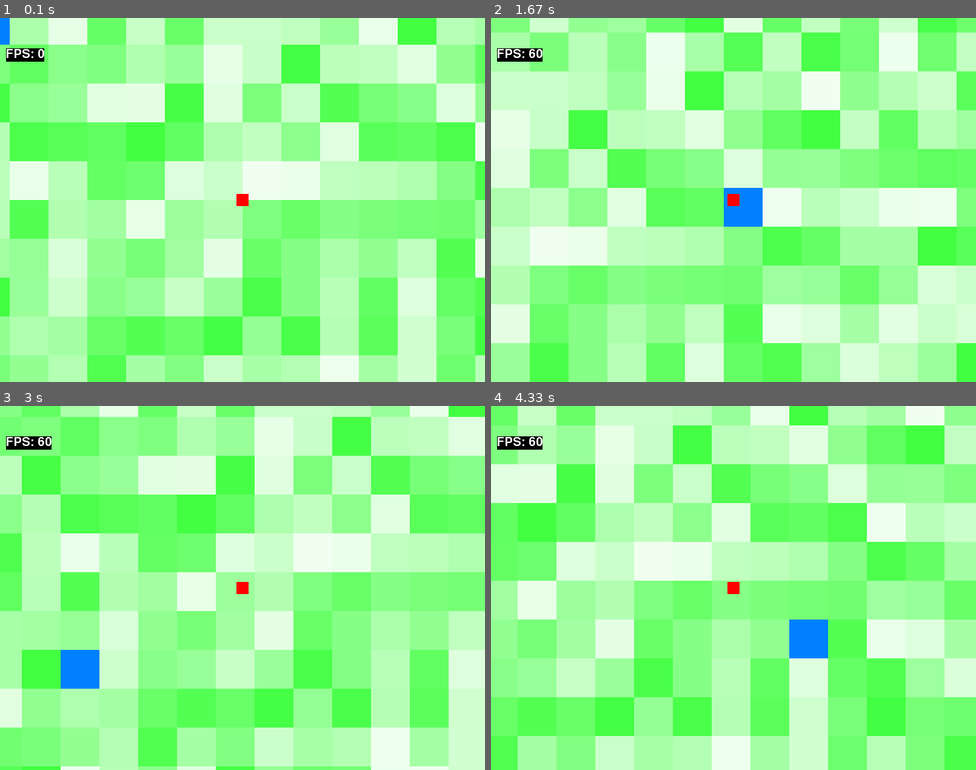
Above: before the commit, frames 1-4 (two rows, left to right).
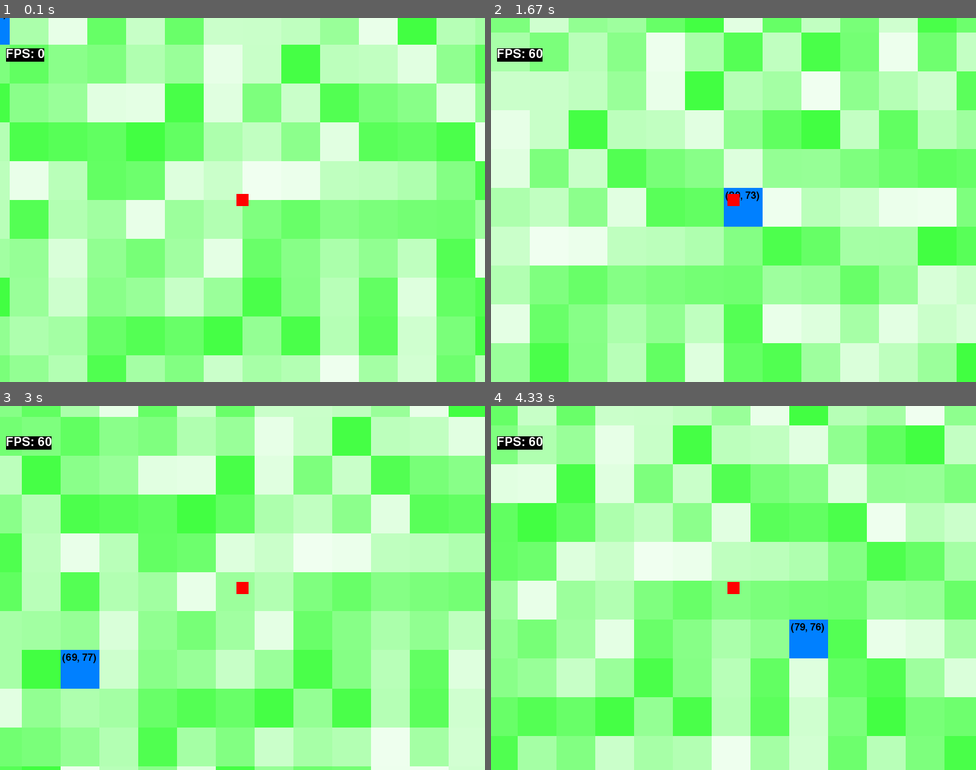
Above: after the commit, the same moments.

Repository: nitori/pygame-goggles
Game: pygame game, started from examples/example_mouse.py
Two runs of this game, one before a commit and one after it. Both use one fixed random seed, a clock stepped at 60 frames per second and the inputs below.
Inputs (mouse positions are in pixels of both pictures, inside the frame that each line leads up to):
- Up to frame 1 (0.1 s): no input
- Up to frame 2 (1.67 s): hold D 0.33-0.8 s; move the mouse to (714, 214) at 0.37 s; hold W 0.83-1.13 s; move the mouse to (888, 189) at 0.87 s; hold D 1.17-1.63 s; move the mouse to (733, 221) at 1.2 s
- Up to frame 3 (3 s): hold A 1.67-2.2 s; move the mouse to (126, 591) at 1.7 s; hold S 2.23-2.53 s; move the mouse to (291, 668) at 2.27 s; hold A 2.57-2.97 s; move the mouse to (92, 675) at 2.6 s
- Up to frame 4 (4.33 s): hold W 3-3.37 s; move the mouse to (806, 460) at 3.03 s; hold D 3.4-4.03 s; move the mouse to (912, 715) at 3.43 s; hold S from 4.07 s (still down); move the mouse to (791, 620) at 4.1 s

The runs differ from the first frame. In frame 1, less than 0.1% of the frame differs, in the area x 0-2%, y 0-1%; in frame 2, less than 0.1%; in frame 3, less than 0.1%, in the area x 12-20%, y 68-71%; in frame 4, less than 0.1%.

Commit message:
Add coords of tile to mouse highlight

Diff:
--- a/examples/example_mouse.py
+++ b/examples/example_mouse.py
@@ -15,7 +15,7 @@
 
     view.move_to(app.player_pos.center)
 
-    font = pygame.Font(pygame.font.get_default_font())
+    font = pygame.Font(pygame.font.get_default_font(), 16)
 
     for delta in app.loop(60):
         view.move_to(app.player_pos.center)
@@ -38,6 +38,11 @@
                 ((tx, ty), tmp)
             ])
 
+            index_surf = font.render(f'({col}, {row})', True, 'black')
+            # get screen coords, and blit directly into the screen, to prevent scaling of the text
+            sx, sy = view.world_to_screen(app.screen.get_rect(), (tx, ty))
+            app.screen.blit(index_surf, (sx + 2, sy + 5))
+
         # render palyer last.
         view.render(app.screen, [
             (app.player_pos.topleft, app.player_surf)
